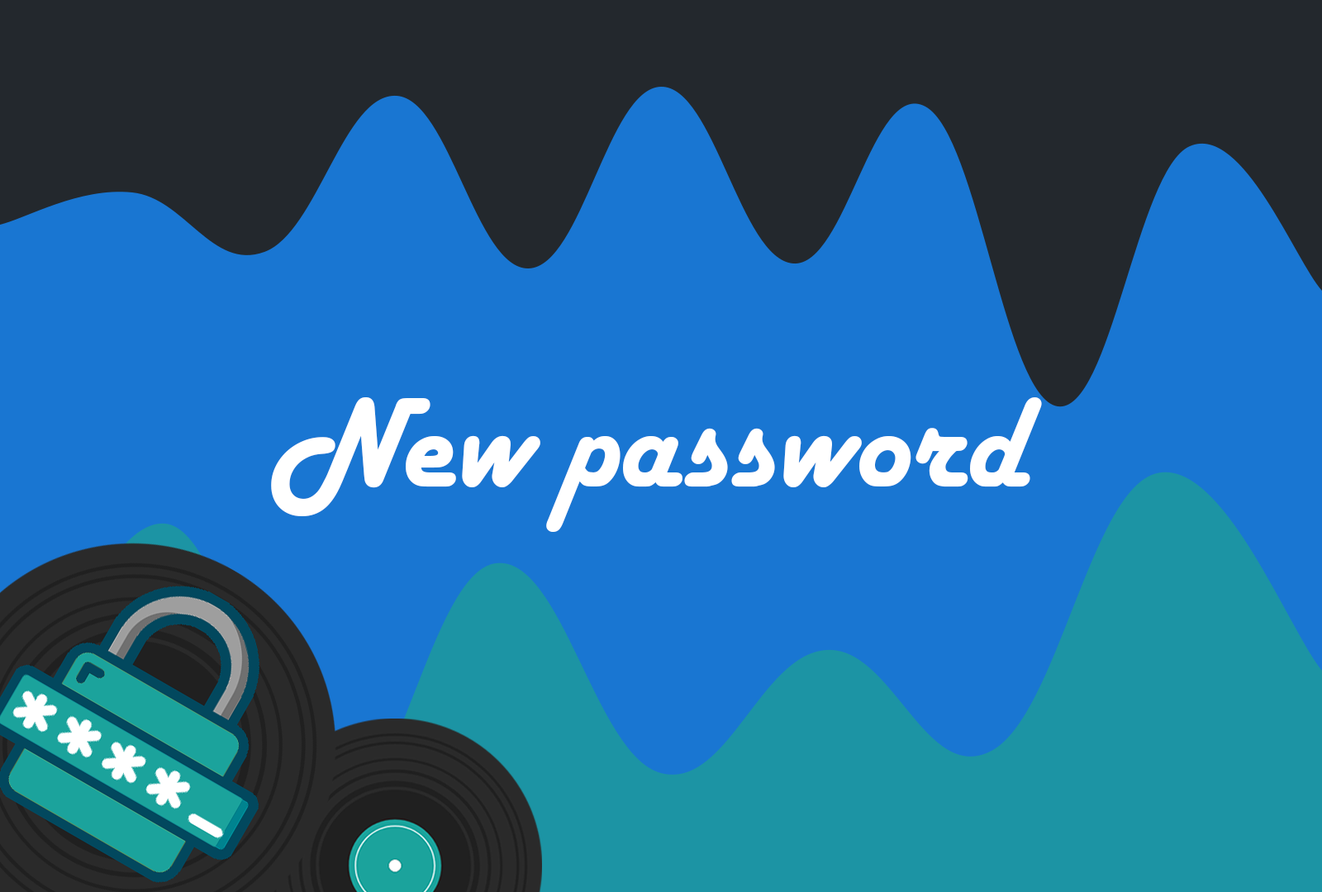
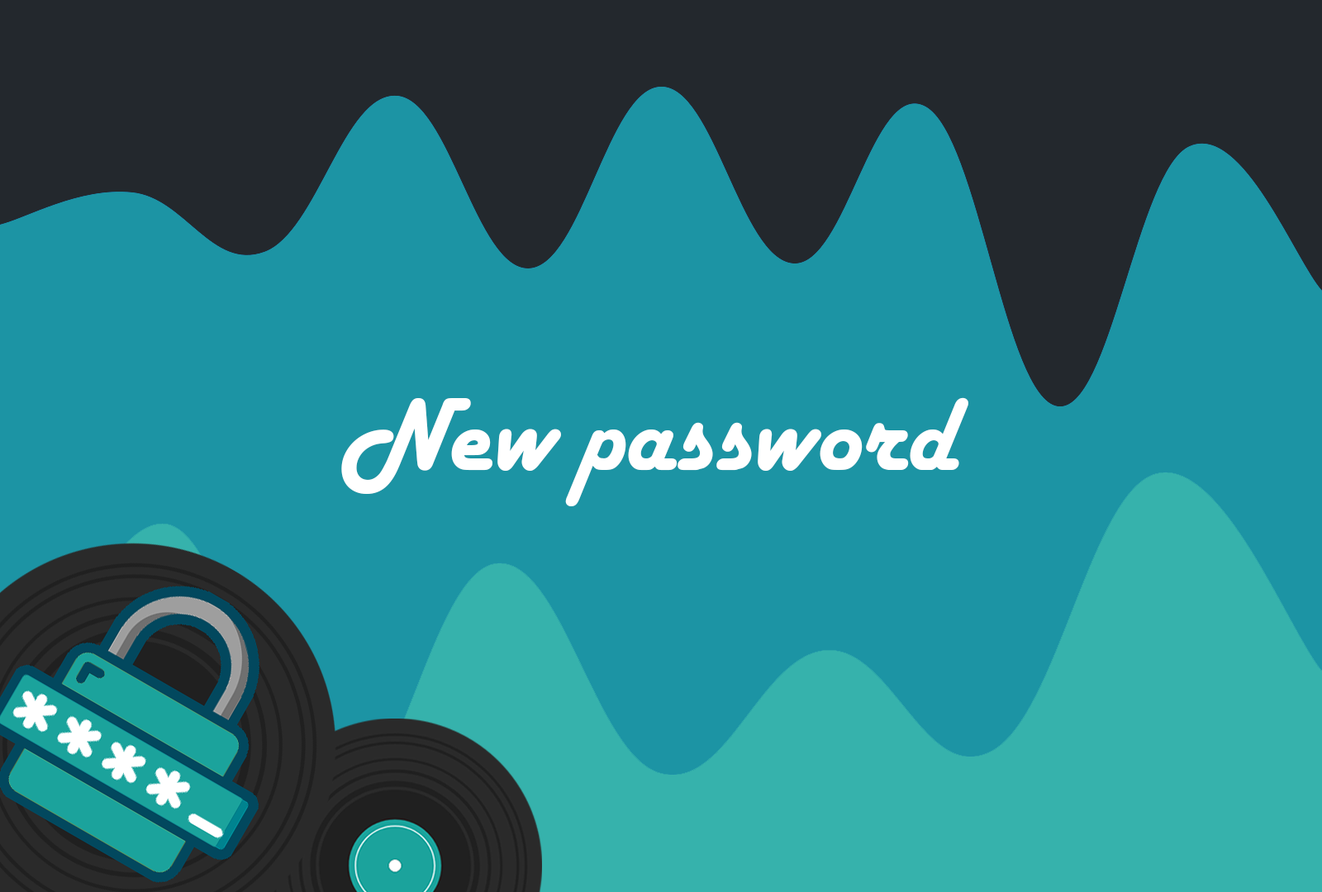
Before/after of a 1322x892 layered artwork. What changed in the layer stack:
painted on "New password" over [270, 397, 1042, 533]
painted on "Background" over [0, 86, 1322, 892]
